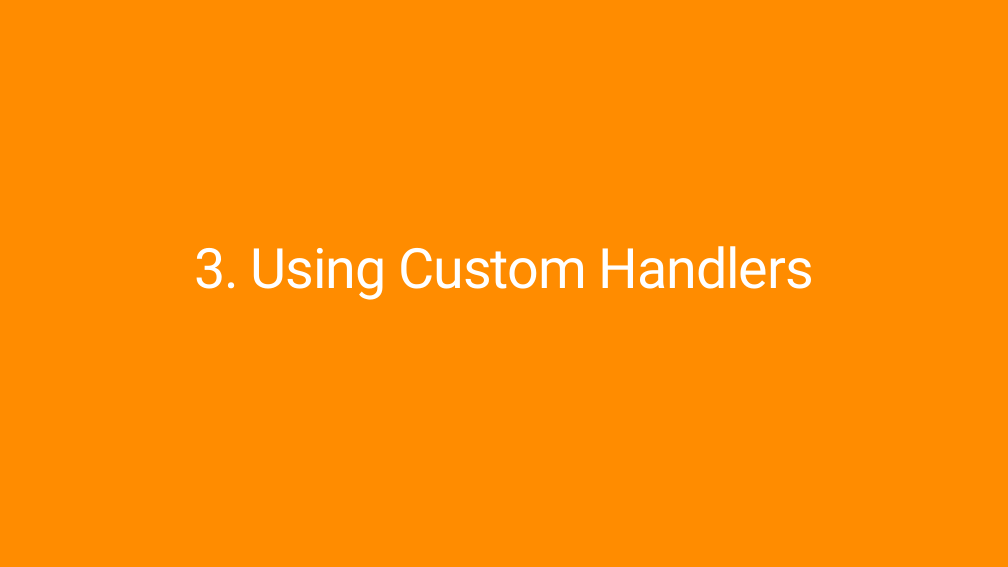
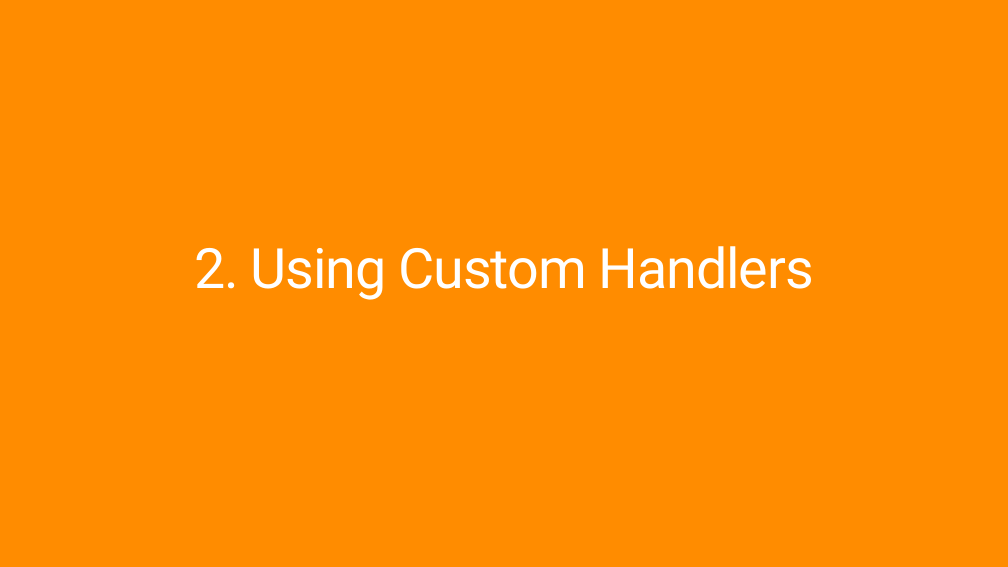
Before and after one commit to jsuarezruiz/ways-create-netmaui-controls, a slide deck: slide 14 of ways-create-netmaui-controls.pptx (slide 13 before the commit). Drawn at 1008x567 pixels with LibreOffice and Linux fonts; fonts in the diff are those of the drawing. Boxes give left, top, right and bottom in pixels: in the first picture for what was removed or moved away, otherwise in the second. Text is boxed around its words. In the diff, an @@ line names an element or a change of style, - is before the commit and + after.

```diff
--- a/ways-create-netmaui-controls.pptx
+++ b/ways-create-netmaui-controls.pptx
@@ title at (194, 246, 814, 300): text changed @@
-3. Using Custom Handlers
+2. Using Custom Handlers
```
Also in this commit, not shown: 7 other slides changed, 3 slides added.
